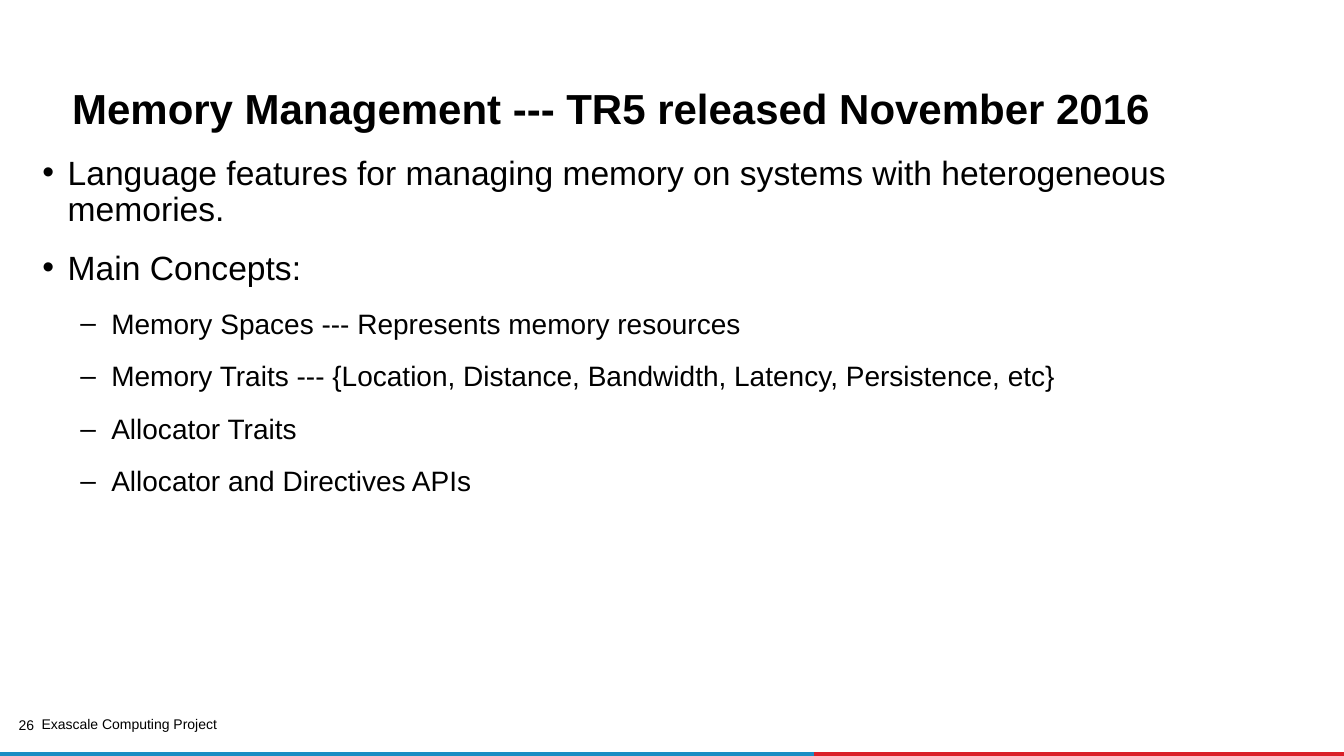
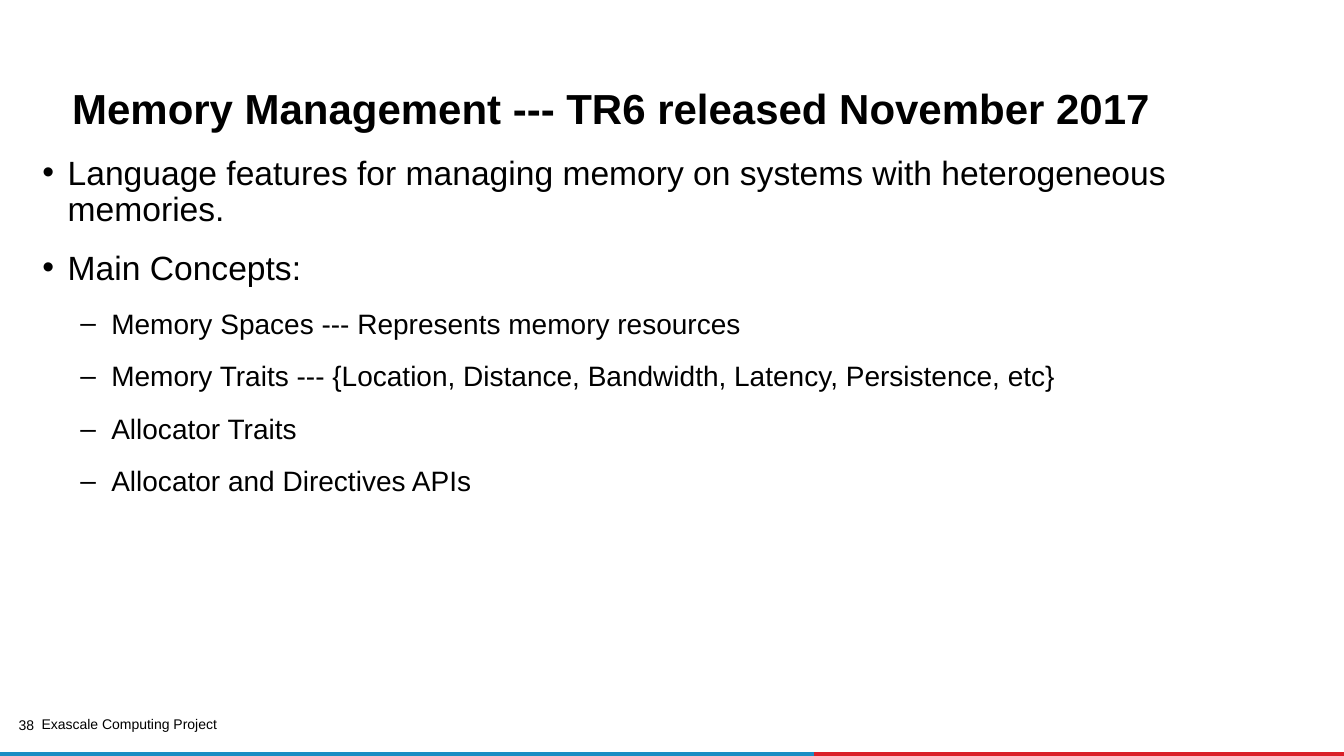
Before and after one commit to kongm/ecp-openmp-material, a slide deck: slide 38 of MPI-OpenMP-tutorial.pptx (slide 26 before the commit). Drawn at 1344x756 pixels with LibreOffice and Linux fonts; fonts in the diff are those of the drawing; background and template pictures are left out. Boxes give left, top, right and bottom in pixels: in the first picture for what was removed or moved away, otherwise in the second. Text is boxed around its words. In the diff, an @@ line names an element or a change of style, - is before the commit and + after.

```diff
--- a/MPI-OpenMP-tutorial.pptx
+++ b/MPI-OpenMP-tutorial.pptx
@@ title at box(72, 93, 1149, 132): text changed @@
-Memory Management --- TR5 released November 2016
+Memory Management --- TR6 released November 2017
@@ page number at box(19, 720, 35, 730): text changed @@
-26
+38
```
Also in this commit, not shown: 14 other slides changed, 16 slides added, 2 slides removed.
